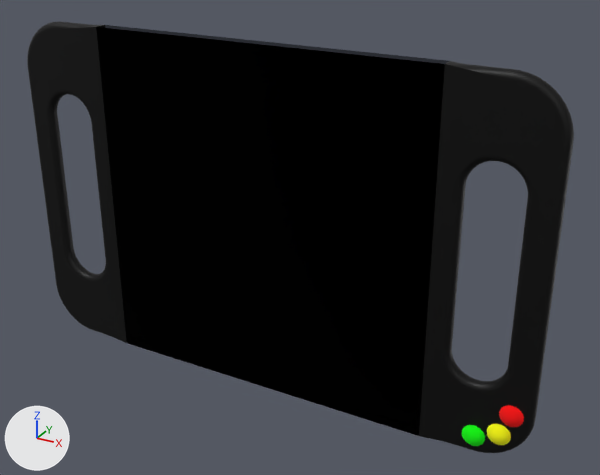
The Blender file assets/phobetor.blend, before and after one commit.
Both versions are drawn from a 50 mm lens placed at (0.151, -0.244, 0.121), pointed at (0.014, 0.006, -0.003). Lighting does not change. The marker at lower left points along +X, +Y and +Z.

In view in the first picture: 'Handle_L', 'Handle_R', 'Panel'.
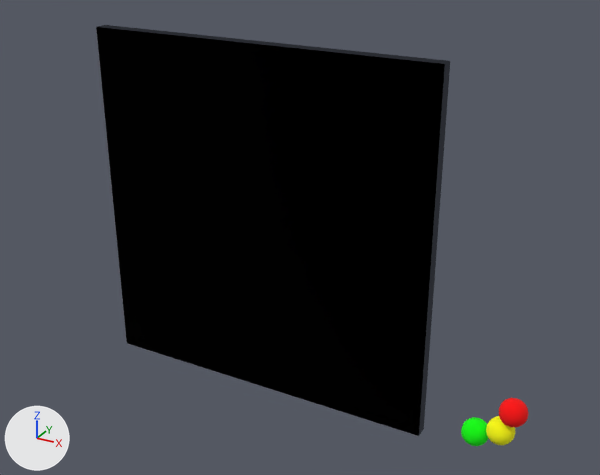
The edits, one by one:
Object 'Handle_L' (ob_handle_l) is now hidden.
Object 'Handle_R' (ob_handle_r) is now hidden.

Boxes (x1, y1, x2, y2) around the edits, measured in the pictures (600 x 475 px):
'Handle_L', hidden
    before: (419, 61, 574, 453)
'Handle_R', hidden
    before: (27, 22, 127, 343)
